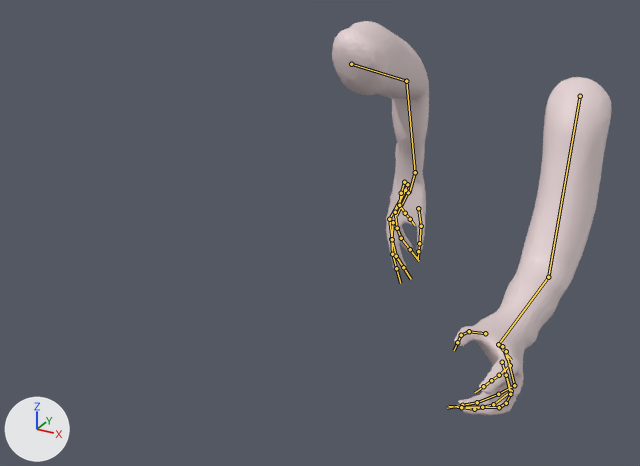
The FBX model Assets/3D Models/Antho/SorcièreFirstPerson.fbx, before and after one commit.
The view is the same before and after, from a 50 mm camera at (0.405, -1.046, 1.713) aimed at (-0.115, -0.102, 1.24). The lights are fixed; the arrows at lower left show +X, +Y and +Z. Both versions are drawn at frame 31 of the action 'metarig|Run'; the numbers are the values there. The bones that bend it are drawn over the model as lines.

Objects in the first picture: 'Sorcière'.
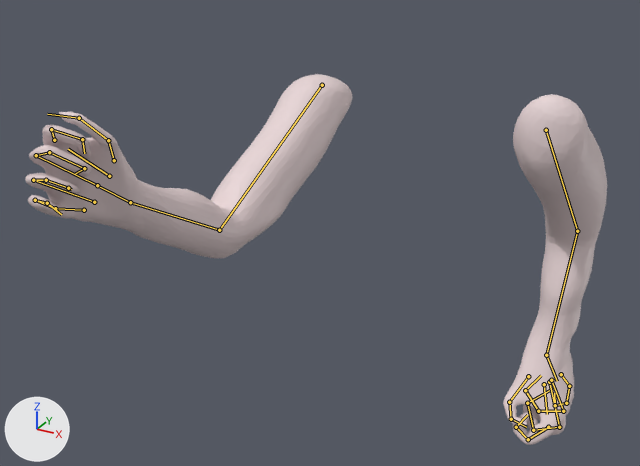
The change in detail:
Bone 'upper_arm.L' (bone_upper_arm_l) moves from (0.158, 0.093, -0.078) to (0.158, 0.136, 0.116).
Bone 'upper_arm.L' (bone_upper_arm_l) turns from (16, -7, -15) to (-55, 5, -19) degrees about its own x, y and z.
Bone 'forearm.L' (bone_forearm_l) turns from (44, -3, 8) to (41, -3, 16) degrees about its own x, y and z.
Bone 'f_index.01.L' (bone_f_index_01_l) turns from (0, 0, 0) to (39, -1, -3) degrees about its own x, y and z.
Bone 'f_index.02.L' (bone_f_index_02_l) turns from (0, 0, 0) to (76, 4, 6) degrees about its own x, y and z.
Bone 'f_index.03.L' (bone_f_index_03_l) turns from (0, 0, 0) to (82, 21, -6) degrees about its own x, y and z.
Bone 'thumb.01.L' (bone_thumb_01_l) turns from (0, 0, 0) to (-1, 1, 5) degrees about its own x, y and z.
Bone 'thumb.02.L' (bone_thumb_02_l) turns from (0, 0, 0) to (1, -2, -35) degrees about its own x, y and z.
Bone 'thumb.03.L' (bone_thumb_03_l) turns from (0, 0, 0) to (10, 2, -44) degrees about its own x, y and z.
Bone 'f_middle.01.L' (bone_f_middle_01_l) turns from (0, 0, 0) to (54, 1, -6) degrees about its own x, y and z.
Bone 'f_middle.02.L' (bone_f_middle_02_l) turns from (0, 0, 0) to (74, 16, -12) degrees about its own x, y and z.
Bone 'f_middle.03.L' (bone_f_middle_03_l) turns from (0, 0, 0) to (58, 13, -25) degrees about its own x, y and z.
Bone 'f_ring.01.L' (bone_f_ring_01_l) turns from (0, 0, 0) to (53, 3, -27) degrees about its own x, y and z.
Bone 'f_ring.02.L' (bone_f_ring_02_l) turns from (0, 0, 0) to (51, 19, -13) degrees about its own x, y and z.
Bone 'f_ring.03.L' (bone_f_ring_03_l) turns from (0, 0, 0) to (44, 9, -34) degrees about its own x, y and z.
Bone 'f_pinky.02.L' (bone_f_pinky_02_l) turns from (0, 0, 0) to (34, 13, -29) degrees about its own x, y and z.
Bone 'f_pinky.03.L' (bone_f_pinky_03_l) turns from (0, 0, 0) to (41, 26, -43) degrees about its own x, y and z.
Bone 'upper_arm.R' (bone_upper_arm_r) moves from (-0.151, 0.1, -0.033) to (-0.166, 0.126, 0.064).
Bone 'upper_arm.R' (bone_upper_arm_r) turns from (-85, -3, 22) to (46, 8, 19) degrees about its own x, y and z.
Bone 'forearm.R' (bone_forearm_r) turns from (41, 3, -16) to (44, 3, -8) degrees about its own x, y and z.
Bone 'f_index.01.R' (bone_f_index_01_r) turns from (0, 0, 0) to (39, 1, 3) degrees about its own x, y and z.
Bone 'f_index.02.R' (bone_f_index_02_r) turns from (0, 0, 0) to (76, -4, -6) degrees about its own x, y and z.
Bone 'f_index.03.R' (bone_f_index_03_r) turns from (0, 0, 0) to (82, -21, 6) degrees about its own x, y and z.
Bone 'thumb.01.R' (bone_thumb_01_r) turns from (0, 0, 0) to (-1, -1, -5) degrees about its own x, y and z.
Bone 'thumb.02.R' (bone_thumb_02_r) turns from (0, 0, 0) to (1, 2, 35) degrees about its own x, y and z.
Bone 'thumb.03.R' (bone_thumb_03_r) turns from (0, 0, 0) to (10, -2, 44) degrees about its own x, y and z.
Bone 'f_middle.01.R' (bone_f_middle_01_r) turns from (0, 0, 0) to (54, -1, 6) degrees about its own x, y and z.
Bone 'f_middle.02.R' (bone_f_middle_02_r) turns from (0, 0, 0) to (74, -16, 12) degrees about its own x, y and z.
Bone 'f_middle.03.R' (bone_f_middle_03_r) turns from (0, 0, 0) to (58, -13, 25) degrees about its own x, y and z.
Bone 'f_ring.01.R' (bone_f_ring_01_r) turns from (0, 0, 0) to (53, -3, 27) degrees about its own x, y and z.
Bone 'f_ring.02.R' (bone_f_ring_02_r) turns from (0, 0, 0) to (51, -19, 13) degrees about its own x, y and z.
Bone 'f_ring.03.R' (bone_f_ring_03_r) turns from (0, 0, 0) to (44, -9, 34) degrees about its own x, y and z.
Bone 'f_pinky.02.R' (bone_f_pinky_02_r) turns from (0, 0, 0) to (34, -13, 29) degrees about its own x, y and z.
Bone 'f_pinky.03.R' (bone_f_pinky_03_r) turns from (0, 0, 0) to (41, -26, 43) degrees about its own x, y and z.

Changed parts and their boxes (x1, y1, x2, y2) in the pictures (640 x 466 px):
'Sorcière', posed (108% wider)
    before: (332, 21, 611, 415)
    after: (26, 74, 607, 445)
bone 'upper_arm.L', root to tip
    before: (580, 96) to (548, 277)
    after: (546, 130) to (577, 231)
bone 'forearm.L', root to tip
    before: (548, 277) to (498, 344)
    after: (577, 231) to (546, 355)
bone 'f_index.01.L', root to tip
    before: (510, 365) to (499, 375)
    after: (548, 427) to (528, 439)
bone 'f_index.02.L', root to tip
    before: (499, 375) to (491, 380)
    after: (528, 439) to (516, 427)
bone 'f_index.03.L', root to tip
    before: (491, 380) to (483, 386)
    after: (516, 427) to (527, 415)
bone 'thumb.01.L', root to tip
    before: (485, 333) to (469, 331)
    after: (528, 376) to (509, 402)
bone 'thumb.02.L', root to tip
    before: (469, 331) to (461, 335)
    after: (509, 402) to (511, 419)
bone 'thumb.03.L', root to tip
    before: (461, 335) to (457, 342)
    after: (511, 419) to (526, 427)
bone 'f_middle.01.L', root to tip
    before: (514, 385) to (498, 394)
    after: (559, 427) to (533, 430)
bone 'f_middle.02.L', root to tip
    before: (498, 394) to (477, 402)
    after: (533, 430) to (527, 403)
bone 'f_middle.03.L', root to tip
    before: (477, 402) to (462, 405)
    after: (527, 403) to (549, 390)
bone 'f_ring.01.L', root to tip
    before: (511, 391) to (493, 404)
    after: (563, 411) to (538, 411)
bone 'f_ring.02.L', root to tip
    before: (493, 404) to (474, 409)
    after: (538, 411) to (525, 390)
bone 'f_ring.03.L', root to tip
    before: (474, 409) to (461, 407)
    after: (525, 390) to (541, 375)
bone 'f_pinky.02.L', root to tip
    before: (506, 403) to (499, 407)
    after: (566, 403) to (555, 405)
bone 'f_pinky.03.L', root to tip
    before: (499, 407) to (482, 407)
    after: (555, 405) to (554, 393)
bone 'upper_arm.R', root to tip
    before: (351, 64) to (406, 81)
    after: (322, 85) to (219, 230)
bone 'forearm.R', root to tip
    before: (406, 81) to (415, 172)
    after: (219, 230) to (130, 202)
bone 'f_index.01.R', root to tip
    before: (393, 222) to (391, 239)
    after: (54, 140) to (51, 129)
bone 'f_index.02.R', root to tip
    before: (391, 239) to (392, 254)
    after: (51, 129) to (82, 139)
bone 'f_index.03.R', root to tip
    before: (392, 254) to (396, 268)
    after: (82, 139) to (84, 153)
bone 'thumb.01.R', root to tip
    before: (418, 208) to (421, 226)
    after: (114, 160) to (108, 140)
bone 'thumb.02.R', root to tip
    before: (421, 226) to (419, 243)
    after: (108, 140) to (79, 118)
bone 'thumb.03.R', root to tip
    before: (419, 243) to (418, 251)
    after: (79, 118) to (47, 114)
bone 'f_middle.01.R', root to tip
    before: (389, 219) to (392, 239)
    after: (36, 155) to (49, 152)
bone 'f_middle.02.R', root to tip
    before: (392, 239) to (396, 256)
    after: (49, 152) to (84, 168)
bone 'f_middle.03.R', root to tip
    before: (396, 256) to (403, 267)
    after: (84, 168) to (75, 173)
bone 'f_ring.01.R', root to tip
    before: (395, 212) to (397, 228)
    after: (33, 180) to (46, 180)
bone 'f_ring.02.R', root to tip
    before: (397, 228) to (401, 238)
    after: (46, 180) to (68, 188)
bone 'f_ring.03.R', root to tip
    before: (401, 238) to (410, 249)
    after: (68, 188) to (71, 189)
bone 'f_pinky.02.R', root to tip
    before: (399, 205) to (405, 213)
    after: (35, 200) to (47, 203)
bone 'f_pinky.03.R', root to tip
    before: (405, 213) to (410, 219)
    after: (47, 203) to (61, 214)
